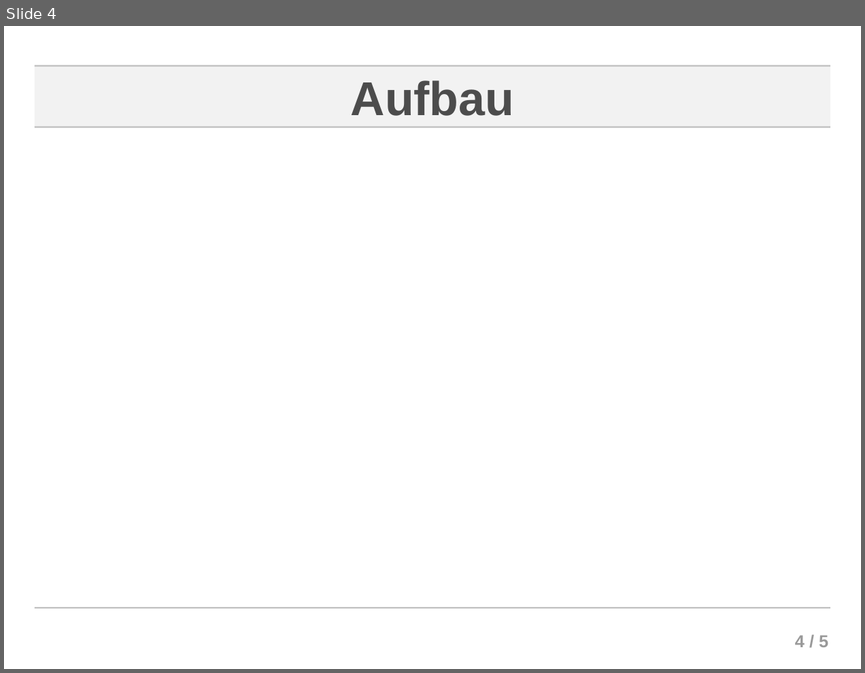
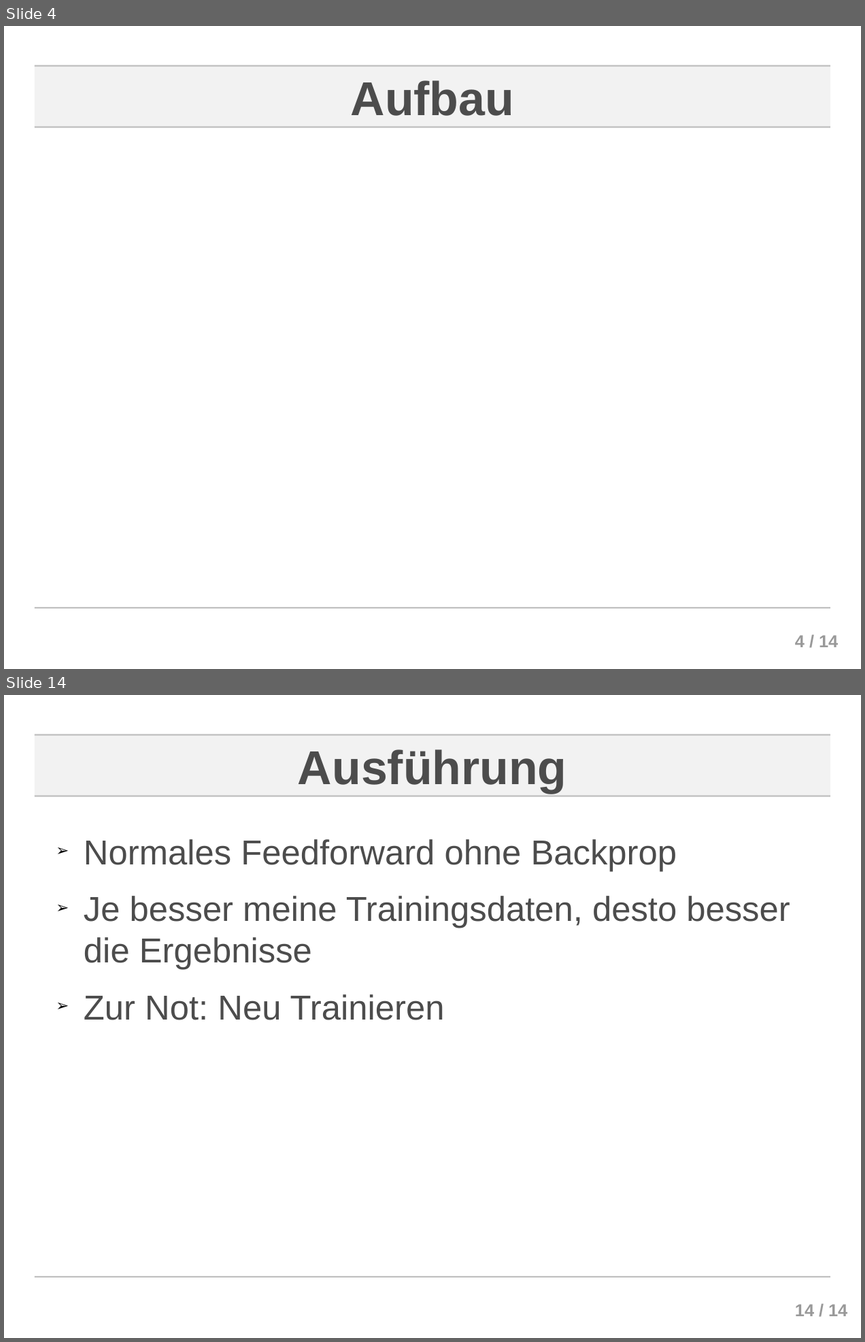
Before and after one commit to ChornHulio/Neuronale-Netze-Seminar, a slide deck: presentation/presentation.odp. Shown one above the other, each under a label of ours: slide 4 before the commit, slides 4 and 14 after it; the slides between them are not shown. The pictures are 865x673 and 865x1342 pixels, drawn with LibreOffice and Linux fonts; fonts in the diff are those of the drawing; background and template pictures are left out. Boxes give left, top, right and bottom in pixels: in the first picture for what was removed or moved away, otherwise in the second. Text is boxed around its words. In the diff, an @@ line names an element or a change of style, - is before the commit and + after.

```diff
--- a/presentation/presentation.odp
+++ b/presentation/presentation.odp
@@ slide 14 added at <box>4,695,861,1338</box>, background #FFFFFF; not listed: 5 template elements that a slide beside it also shows @@
@@ title added at <box>298,749,566,793</box>, 44 pt, text #4C4C4C, bold @@
+Ausführung
@@ text added at <box>84,839,789,1020</box>, 32 pt, text #4C4C4C @@
+➢ Normales Feedforward ohne Backprop
+➢ Je besser meine Trainingsdaten, desto besser die Ergebnisse
+➢ Zur Not: Neu Trainieren
@@ page number at <box>795,635,838,647</box>: text changed @@
-4 / 5
+4 / 14
```
Also in this commit, not shown: 9 other slides added, 1 slide removed.
